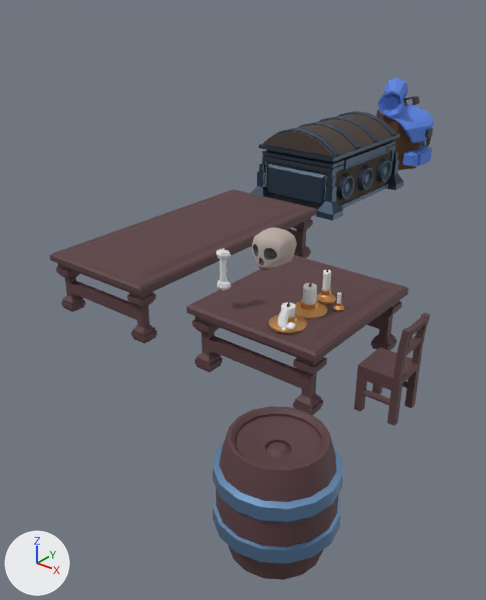
Renders of the Blender file Crawler/Assets/Meshes/goldcoin.blend from each side of a commit.
Camera for both pictures: a 50 mm camera at (6.59, -14.59, 4.11) aimed at (0.76, -7.29, -0.41). Lighting does not change. The marker at lower left points along +X, +Y and +Z.

Names of what the first picture shows: 'Circle.001', 'Circle.002', 'Cube.001', 'Cube.002', 'chair', 'hugecandle', 'hugecandle.001', 'smalltable', 'table'.
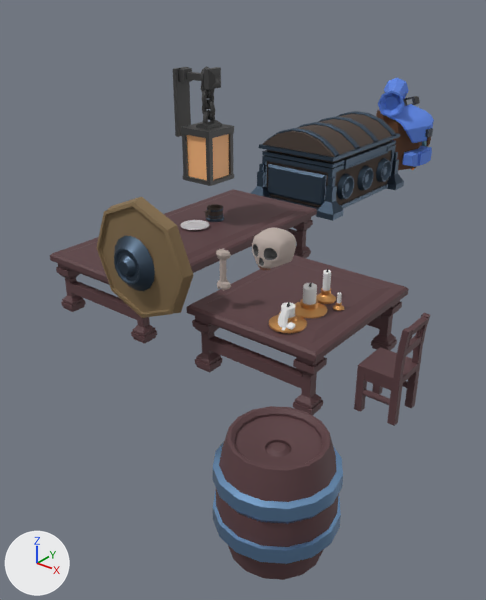
Edits to the bpy script that builds the scene:
```text
Add mat_lanternlight:
    mat_lanternlight = principled_material('lanternLight')
    mat_lanternlight.base_color = (1.0, 0.504, 0.213)  # orange #ffbc7f
Add mat_cutlery:
    mat_cutlery = principled_material('cutlery')
    mat_cutlery.base_color = (0.8, 0.766, 0.791)  # white #e7e3e6
    mat_cutlery.metallic = 0.507
    mat_cutlery.roughness = 0.243
Add mat_brightwood:
    mat_brightwood = principled_material('brightwood')
    mat_brightwood.base_color = (0.296, 0.202, 0.102)  # brown #947c5a
    mat_brightwood.metallic = 0.5
    mat_brightwood.roughness = 0.765
Add me_cube_060:
    me_cube_060.from_pydata(...)  # 596 vertices, 576 faces; spans x 0.0..7.6, y -1.7..1.7, z -9.3..14.6
    me_cube_060.polygons.foreach_set('use_smooth', [True] * 576)
    # faces by material slot: [570, 6]
    me_cube_060.materials.append(mat_metallicspade)  # black #3d3d3d
    me_cube_060.materials.append(mat_lanternlight)  # orange #ffbc7f
Add me_circle_022:
    me_circle_022.from_pydata(...)  # 374 vertices, 358 faces; spans x -0.138..0.138, y -0.217..0.138, z 0.0..0.19
    me_circle_022.polygons.foreach_set('use_smooth', [True] * 358)
    # faces by material slot: [102, 256]
    me_circle_022.materials.append(mat_chest)  # brown #4c413a
    me_circle_022.materials.append(mat_cheststeel)  # dark blue #4a5a6b
Add me_circle_020:
    me_circle_020.from_pydata(...)  # 128 vertices, 114 faces; spans x -0.211..0.211, y -0.211..0.211, z 0.0..0.032
    me_circle_020.polygons.foreach_set('use_smooth', [True] * 114)
    me_circle_020.materials.append(mat_cutlery)  # white #e7e3e6
Add me_circle_019:
    me_circle_019.from_pydata(...)  # 239 vertices, 220 faces; spans x -0.707..0.707, y -0.109..0.215, z -0.707..0.707
    me_circle_019.polygons.foreach_set('use_smooth', [True] * 220)
    # faces by material slot: [113, 107]
    me_circle_019.materials.append(mat_cheststeel)  # dark blue #4a5a6b
    me_circle_019.materials.append(mat_brightwood)  # brown #947c5a
Add ob_cube_003:
    ob_cube_003 = bpy.data.objects.new('Cube.003', me_cube_060)
    ob_cube_003.location = (-0.16, -7.54, 2.03)
    ob_cube_003.scale = (0.0989, 0.153, 0.0663)
Add ob_circle_005:
    ob_circle_005 = bpy.data.objects.new('Circle.005', me_circle_022)
    ob_circle_005.location = (0.33, -7.41, 0.84)
Add ob_circle_003:
    ob_circle_003 = bpy.data.objects.new('Circle.003', me_circle_020)
    ob_circle_003.location = (0.33, -7.86, 0.84)
Add ob_circle_004:
    ob_circle_004 = bpy.data.objects.new('Circle.004', me_circle_019)
    ob_circle_004.location = (1.48, -10.12, 1.3)
```

Where the change shows, as pixel boxes (x1, y1, x2, y2) in the pictures (486 x 600 px):
'Circle.004', added (brown)
    after: (96, 196, 193, 318)
    faces in mat_brightwood (brown #947c5a): (96, 196, 193, 318)
    faces in mat_cheststeel (dark blue #4a5a6b): (114, 236, 155, 291)
'Cube.003', added
    after: (173, 66, 234, 186)
    faces in mat_metallicspade (black #3d3d3d): (173, 66, 234, 186)
    faces in mat_lanternlight (orange #ffbc7f): (187, 134, 229, 180)
'Circle.005', added
    after: (204, 204, 224, 222)
    faces in mat_chest (brown #4c413a): (204, 204, 223, 219)
'Circle.003', added
    after: (180, 220, 210, 230)
